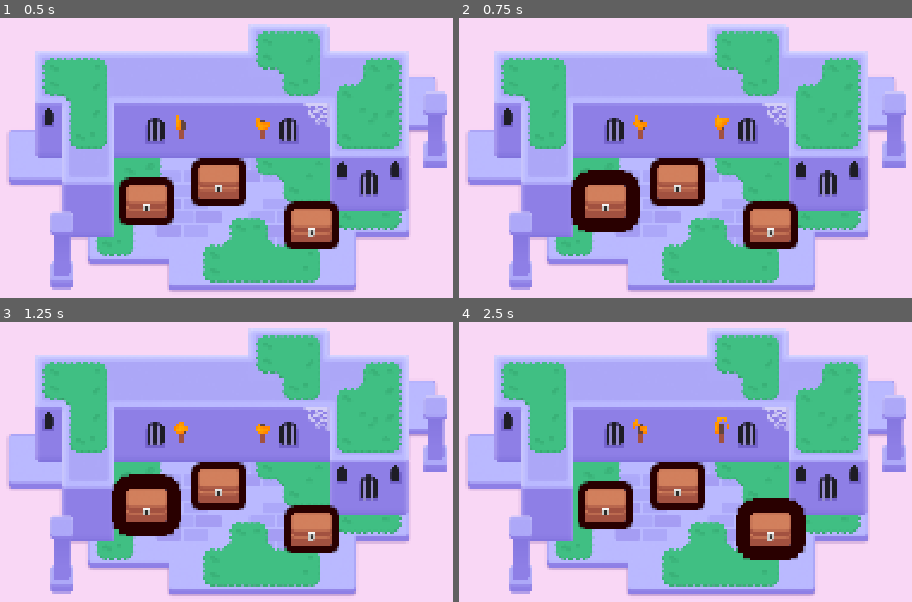
Above: before the commit, frames 1-4 (two rows, left to right).
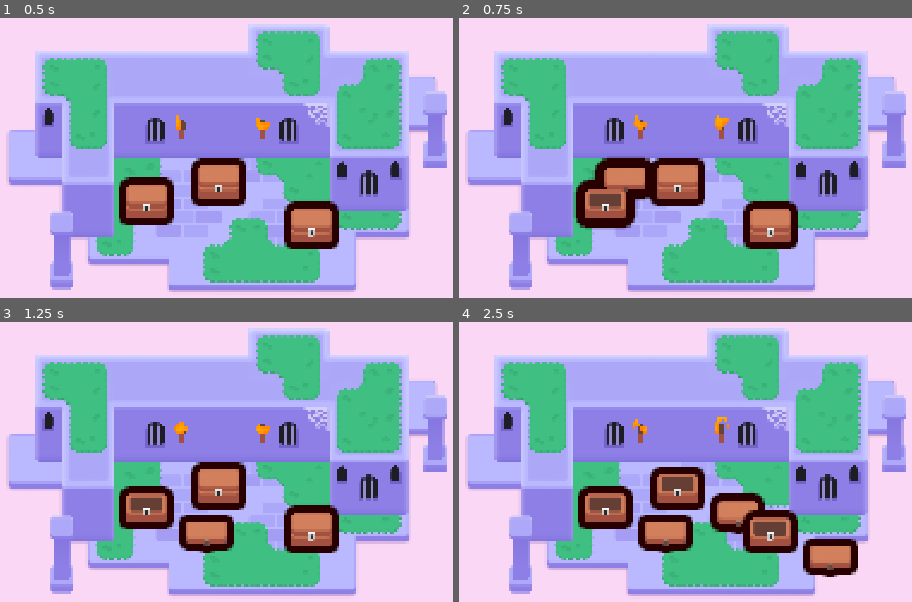
Above: after the commit, the same moments.

Repository: peeryo/M6-SY2526
Game: Godot game, scene res://lessons/mini_dungeon.tscn
Same seed, same stepped clock (60 frames per second), same inputs: the game is played once before the commit and once after it.
Inputs (mouse positions are in pixels of both pictures, inside the frame that each line leads up to):
- Up to frame 1 (0.5 s): no input
- Up to frame 2 (0.75 s): tap Enter at 0.5 s; move the mouse to (603, 202) at 0.52 s; hold D (move_right) from 0.53 s (still down); tap Z at 0.6 s; click (603, 202) at 0.67 s
- Up to frame 3 (1.25 s): keep holding D (move_right); tap Space at 0.77 s
- Up to frame 4 (2.5 s): move the mouse to (676, 487) at 1.27 s; release D (move_right) at 1.28 s; hold S (move_down) 1.28-2.03 s; tap Z at 1.35, 2.1 s; click (676, 487) at 1.42 s; tap Space at 1.52 s; move the mouse to (771, 529) at 2.02 s; hold D (move_right) from 2.03 s (still down); click (771, 529) at 2.17 s

Frame 1 is identical in both runs. In frame 2, 2.6% of the frame differs, in the area x 24-43%, y 49-77%; in frame 3, 3.6%; in frame 4, 7.7%, in the area x 26-89%, y 50-92%.

Commit message:
M6 L4 and L5 completed

Diff:
--- a/lessons/chest/chest.gd
+++ b/lessons/chest/chest.gd
@@ -1,6 +1,22 @@
 extends Area2D
 
 @onready var canvas_group: CanvasGroup = $CanvasGroup
+@onready var animation_player: AnimationPlayer = $AnimationPlayer
+
+func open() -> void:
+	animation_player.play("open")
+
+	input_pickable = false
+
+func _input_event(viewport: Viewport, event: InputEvent, shape_index: int) -> void:
+	var event_is_mouse_click: bool = (
+		event is InputEventMouseButton and
+		event.button_index == MOUSE_BUTTON_LEFT and
+		event.is_pressed()
+	)
+
+	if event_is_mouse_click:
+		open()
 
 func _ready() -> void:
 	canvas_group.material.set_shader_parameter("line_thickness", 3.0)
--- a/lessons/chest/chest.tscn
+++ b/lessons/chest/chest.tscn
@@ -15,6 +15,42 @@
 
 [sub_resource type="RectangleShape2D" id="RectangleShape2D_4q7cj"]
 size = Vector2(99, 83)
+
+[sub_resource type="Animation" id="Animation_65g6b"]
+resource_name = "open"
+tracks/0/type = "value"
+tracks/0/imported = false
+tracks/0/enabled = true
+tracks/0/path = NodePath("CanvasGroup/Top:position")
+tracks/0/interp = 1
+tracks/0/loop_wrap = true
+tracks/0/keys = {
+"times": PackedFloat32Array(0, 0.10333196, 0.2),
+"transitions": PackedFloat32Array(1, 1, 1),
+"update": 0,
+"values": [Vector2(1, -28), Vector2(99, -116), Vector2(145, 49)]
+}
+
+[sub_resource type="Animation" id="Animation_4q7cj"]
+length = 0.001
+tracks/0/type = "value"
+tracks/0/imported = false
+tracks/0/enabled = true
+tracks/0/path = NodePath("CanvasGroup/Top:position")
+tracks/0/interp = 1
+tracks/0/loop_wrap = true
+tracks/0/keys = {
+"times": PackedFloat32Array(0),
+"transitions": PackedFloat32Array(1),
+"update": 0,
+"values": [Vector2(1, -28)]
+}
+
+[sub_resource type="AnimationLibrary" id="AnimationLibrary_1dn1d"]
+_data = {
+&"RESET": SubResource("Animation_4q7cj"),
+&"open": SubResource("Animation_65g6b")
+}
 
 [node name="Chest" type="Area2D"]
 script = ExtResource("1_65g6b")
@@ -38,3 +74,8 @@
 visible = false
 position = Vector2(0.5, -17.5)
 shape = SubResource("RectangleShape2D_4q7cj")
+
+[node name="AnimationPlayer" type="AnimationPlayer" parent="."]
+libraries = {
+&"": SubResource("AnimationLibrary_1dn1d")
+}
Not shown: 1 places in lessons/chest/chest.tscn that only renumber resources
